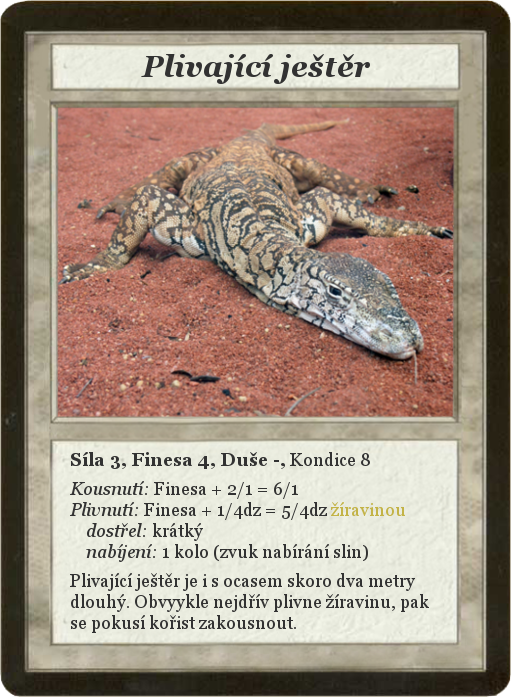
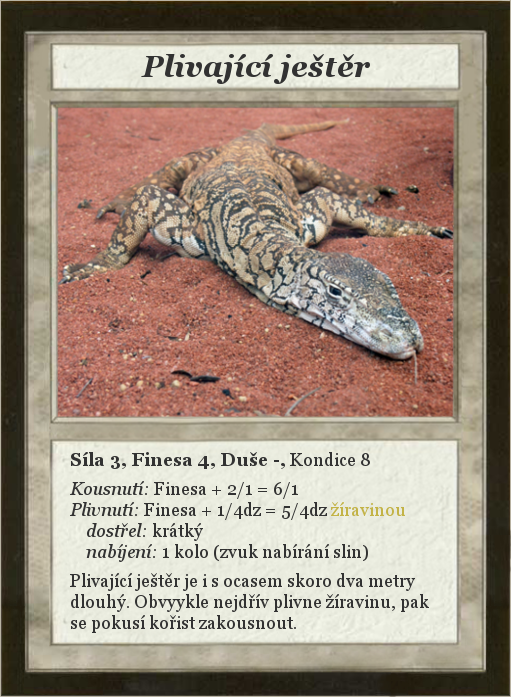
Revision of a layered 511 x 697 image; what changed, layer by layer:
painted on "Card" over [0, 0, 511, 697]
